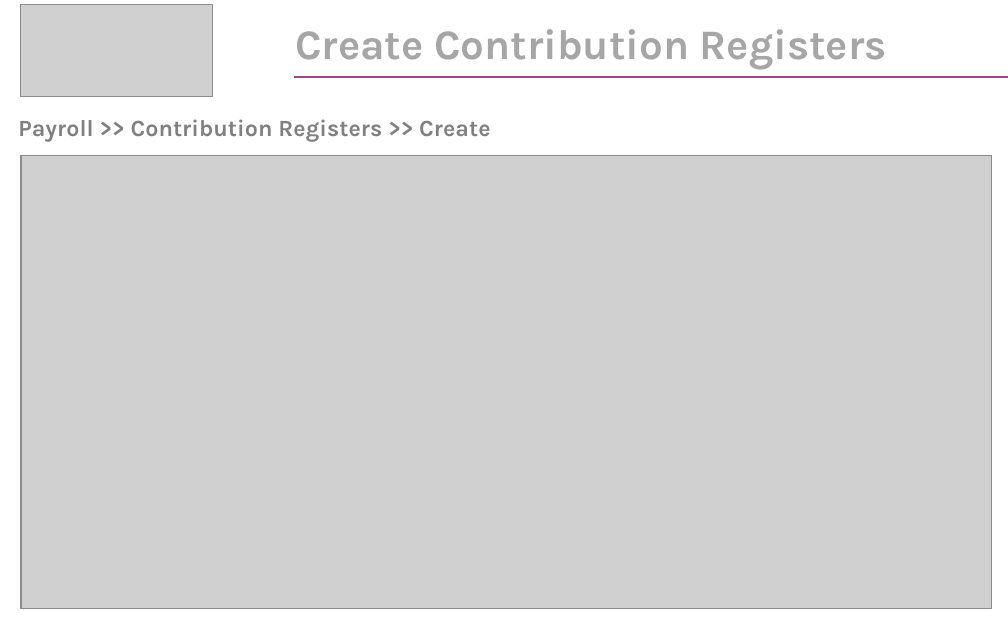
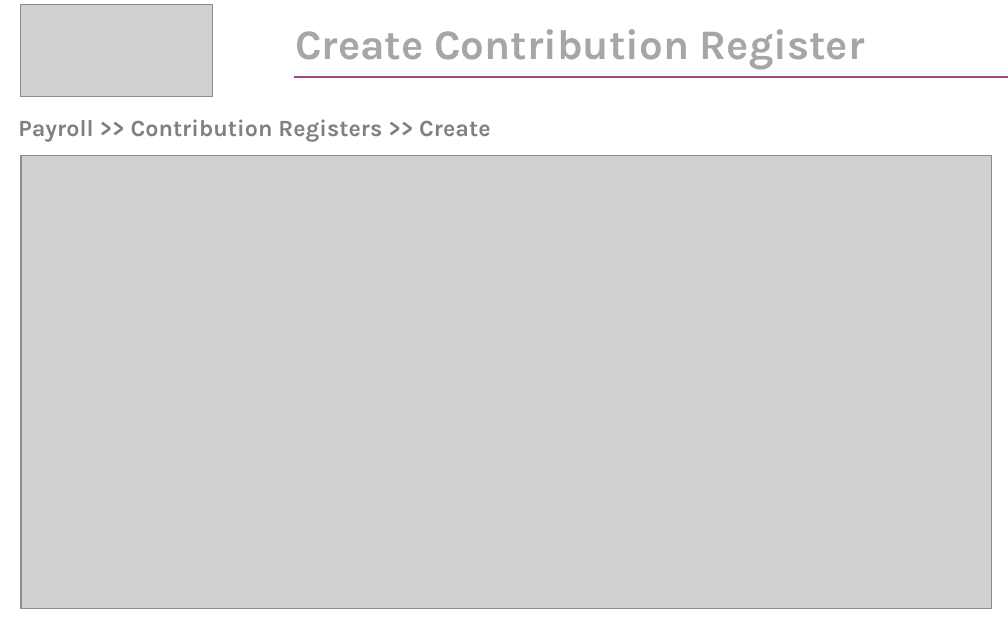
Before and after one commit to gitmehedi/EMK, a slide deck: slide 4 of User Manual/Presentation/HR Payroll V-0.1.pptx. Drawn at 1008x630 pixels with LibreOffice and Linux fonts; fonts in the diff are those of the drawing; grey boxes stand for pictures. Boxes give left, top, right and bottom in pixels: in the first picture for what was removed or moved away, otherwise in the second. Text is boxed around its words. In the diff, an @@ line names an element or a change of style, - is before the commit and + after.

```diff
--- a/User Manual/Presentation/HR Payroll V-0.1.pptx
+++ b/User Manual/Presentation/HR Payroll V-0.1.pptx
@@ title at <box>295,29,865,70</box>: text changed @@
-Create Contribution Registers
+Create Contribution Register
```
Also in this commit, not shown: 3 other slides changed, 1 slide added, 1 slide removed, 2 other files.
